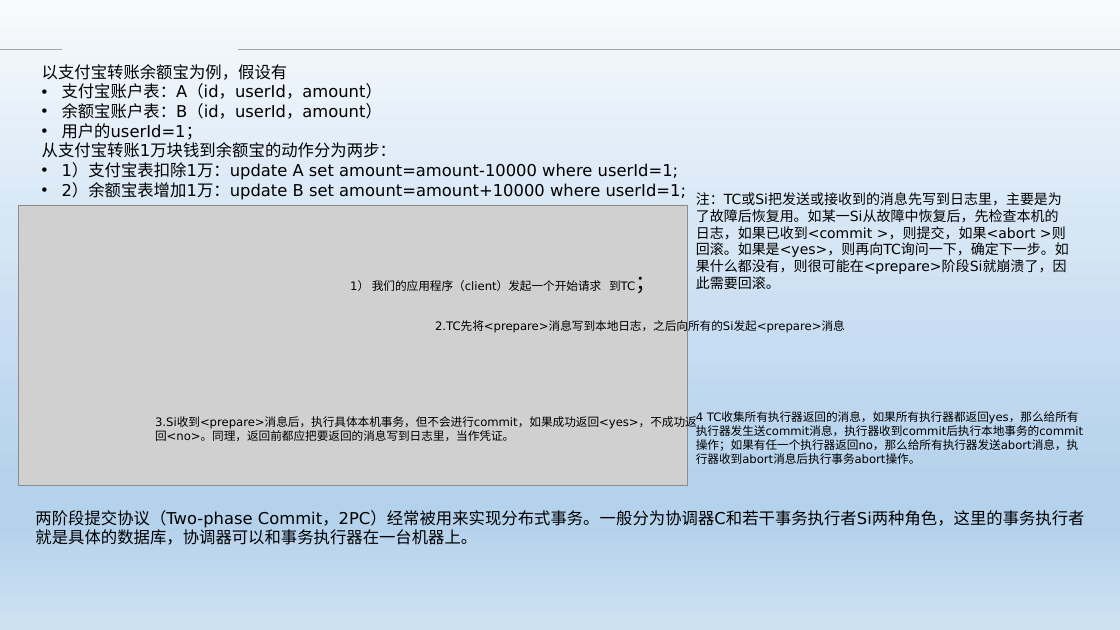
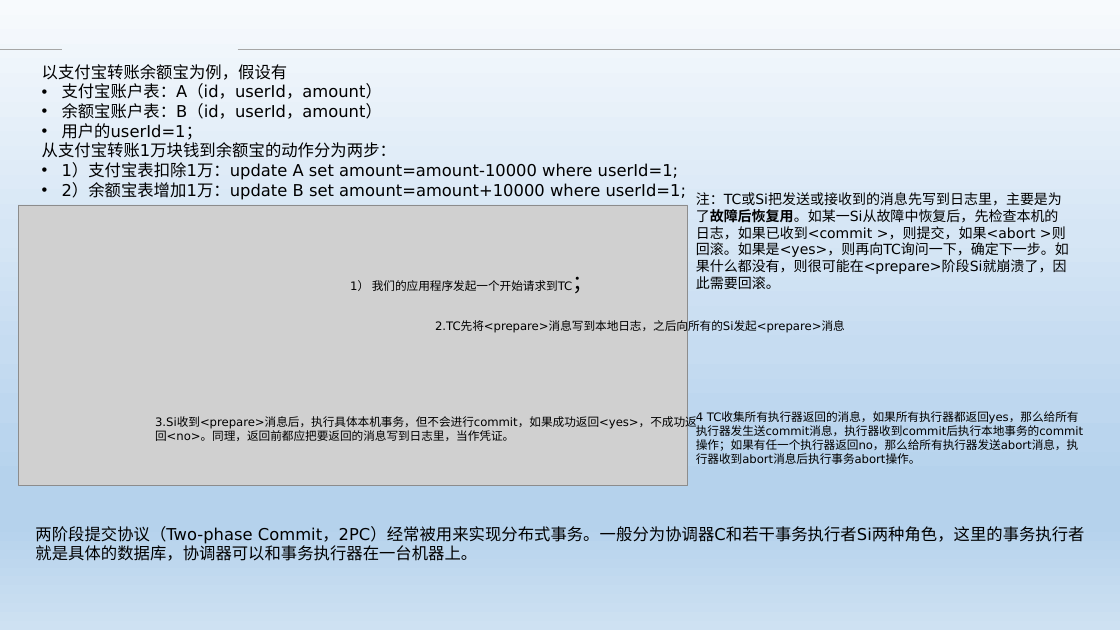
Before and after one commit to Heffie199/zhao_Note, a slide deck: slide 15 of 分布式事务的解决方案 .pptx. Drawn at 1120x630 pixels with LibreOffice and Linux fonts; fonts in the diff are those of the drawing; grey boxes stand for pictures; background and template pictures are left out. Boxes give left, top, right and bottom in pixels: in the first picture for what was removed or moved away, otherwise in the second. Text is boxed around its words. In the diff, an @@ line names an element or a change of style, - is before the commit and + after.

```diff
--- a/分布式事务的解决方案 .pptx
+++ b/分布式事务的解决方案 .pptx
@@ text "注：TC或Si把发送或接收到的消息先写到日志里，主要是为了故障后恢复用。如某一Si从故障中恢复后，先检查本机的日志，如果 ..." at (696,192,1069,289): bold on in "注：TC或Si把发送或接收到的消息先写到日志里，主要是为了故障后恢复用。如某一Si从故障中恢复后，先检查本机的日志，如果 ..." @@
@@ text at (350,280,572,291): text changed @@
-1） 我们的应用程序（client）发起一个开始请求 到TC；
+1） 我们的应用程序发起一个开始请求到TC；
@@ text "两阶段提交协议（Two-phase Commit，2PC）经常被用来实现分布式事务。一般分为协调器C和若干事务执行者Si ...": place and size @@
-text "两阶段提交协议（Two-phase Commit，2PC）经常被用来实现分布式事务。一般分为协调器C和若干事务执行者Si ..." at (35,510,1085,545)
+text "两阶段提交协议（Two-phase Commit，2PC）经常被用来实现分布式事务。一般分为协调器C和若干事务执行者Si ..." at (35,526,1085,561)
```
Also in this commit, not shown: 11 other slides changed, 1 slide removed.
